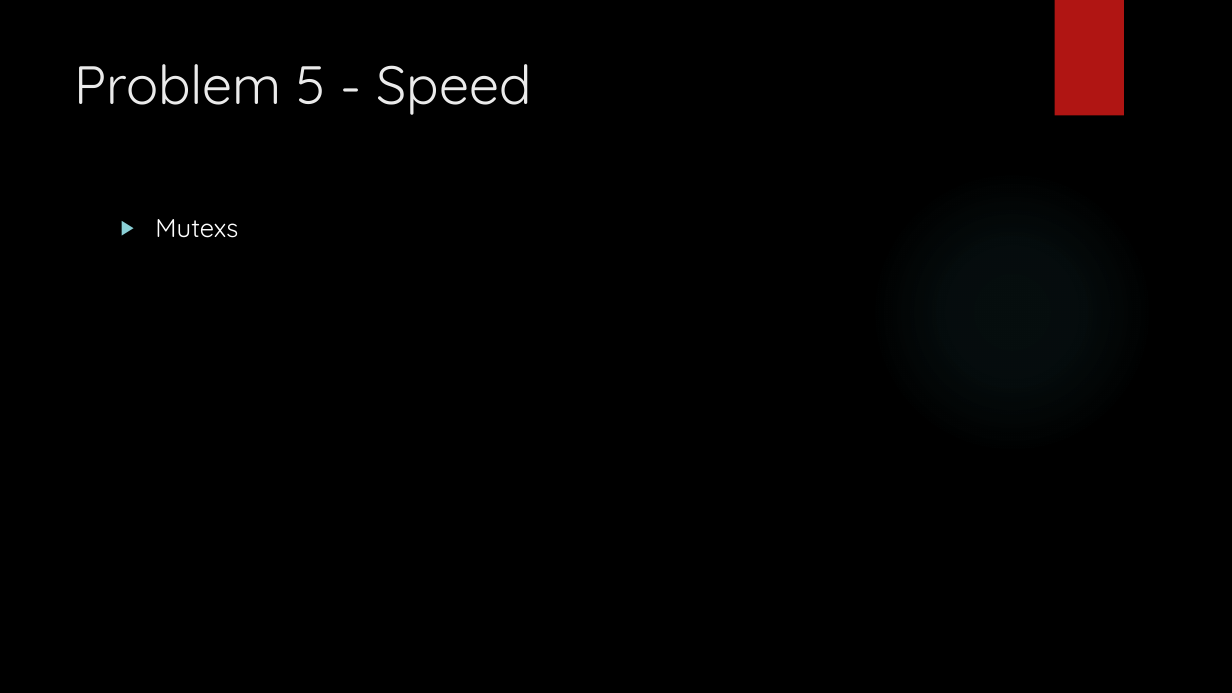
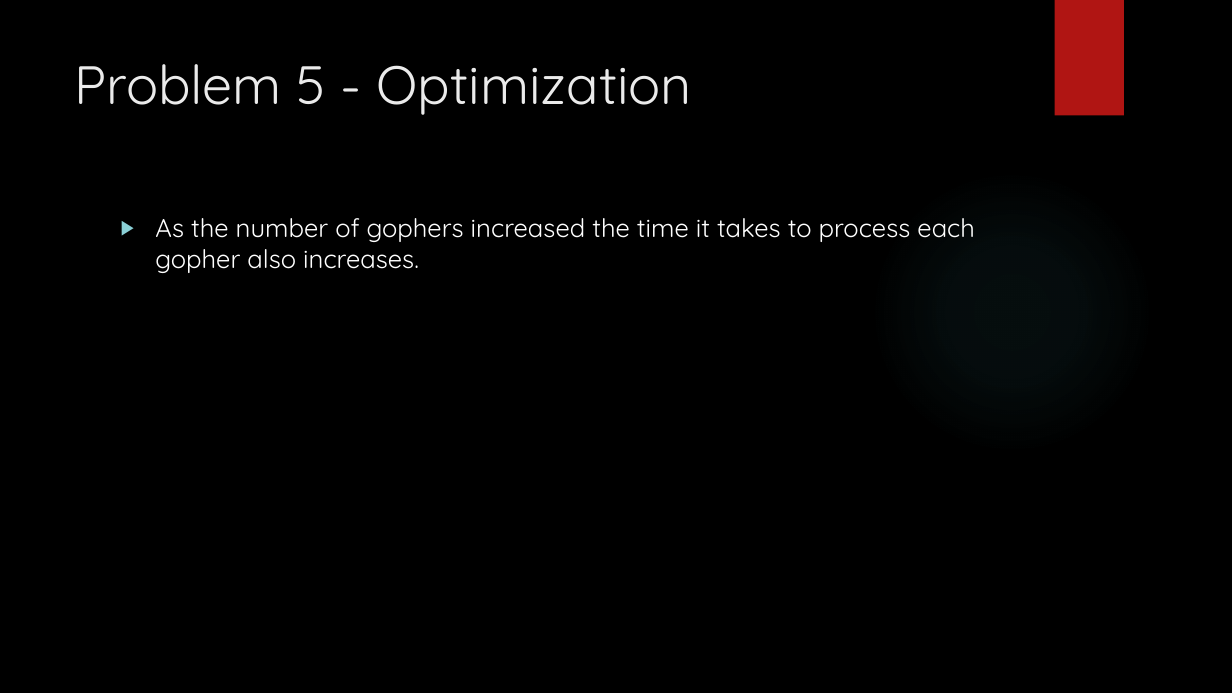
Before and after one commit to jaminologist/GopherLife, a slide deck: slide 24 of GopherLife.pptx (slide 21 before the commit). Drawn at 1232x693 pixels with LibreOffice and Linux fonts; fonts in the diff are those of the drawing; background and template pictures are left out. Boxes give left, top, right and bottom in pixels: in the first picture for what was removed or moved away, otherwise in the second. Text is boxed around its words. In the diff, an @@ line names an element or a change of style, - is before the commit and + after.

```diff
--- a/GopherLife.pptx
+++ b/GopherLife.pptx
@@ title at (75, 64, 692, 115): text changed @@
-Problem 5 - Speed
+Problem 5 - Optimization
@@ text at (155, 218, 975, 273): text changed @@
-▶ Mutexs
+▶ As the number of gophers increased the time it takes to process each gopher also increases.
```
Also in this commit, not shown: 4 other slides changed, 6 slides added, 4 other files.
